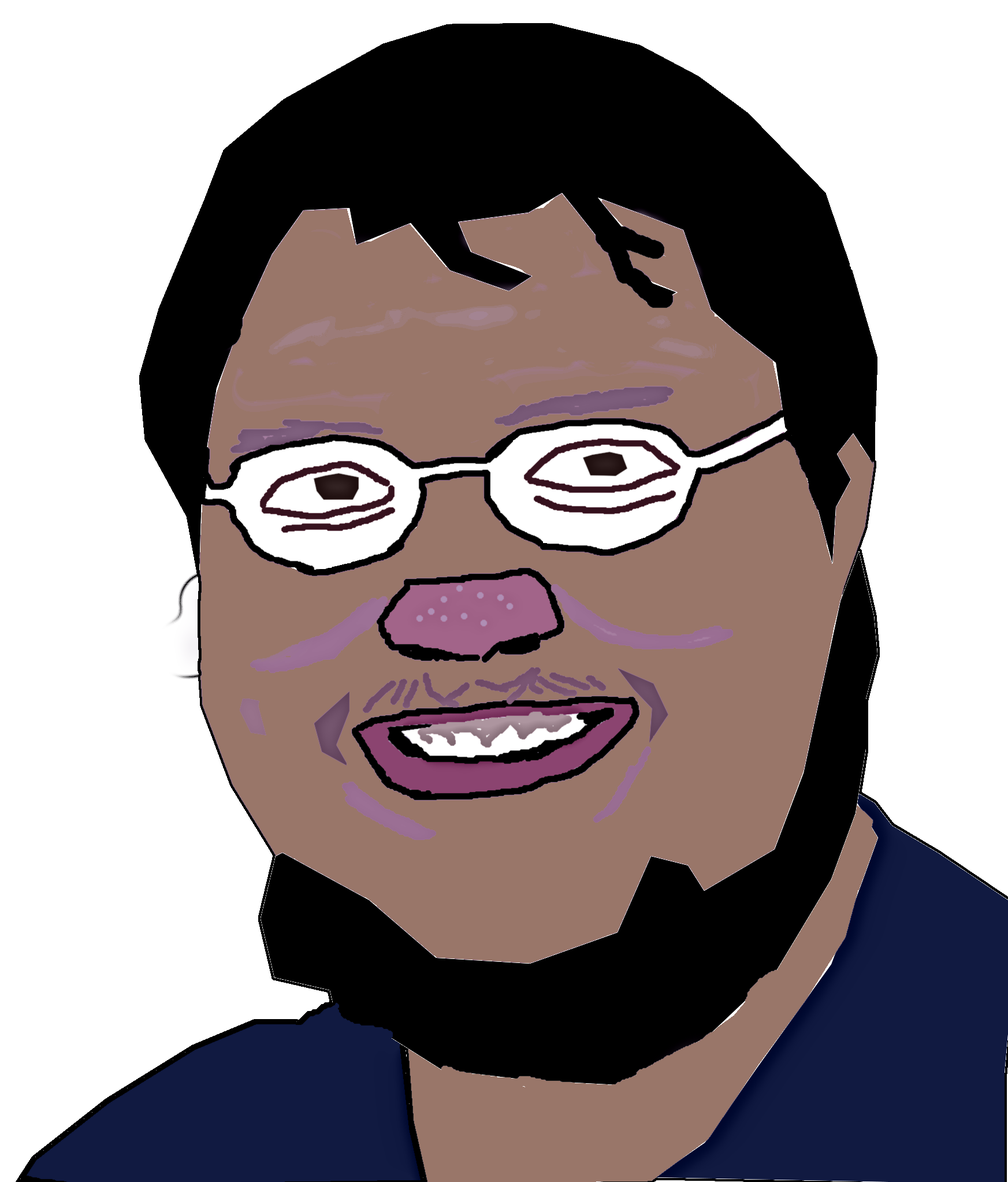
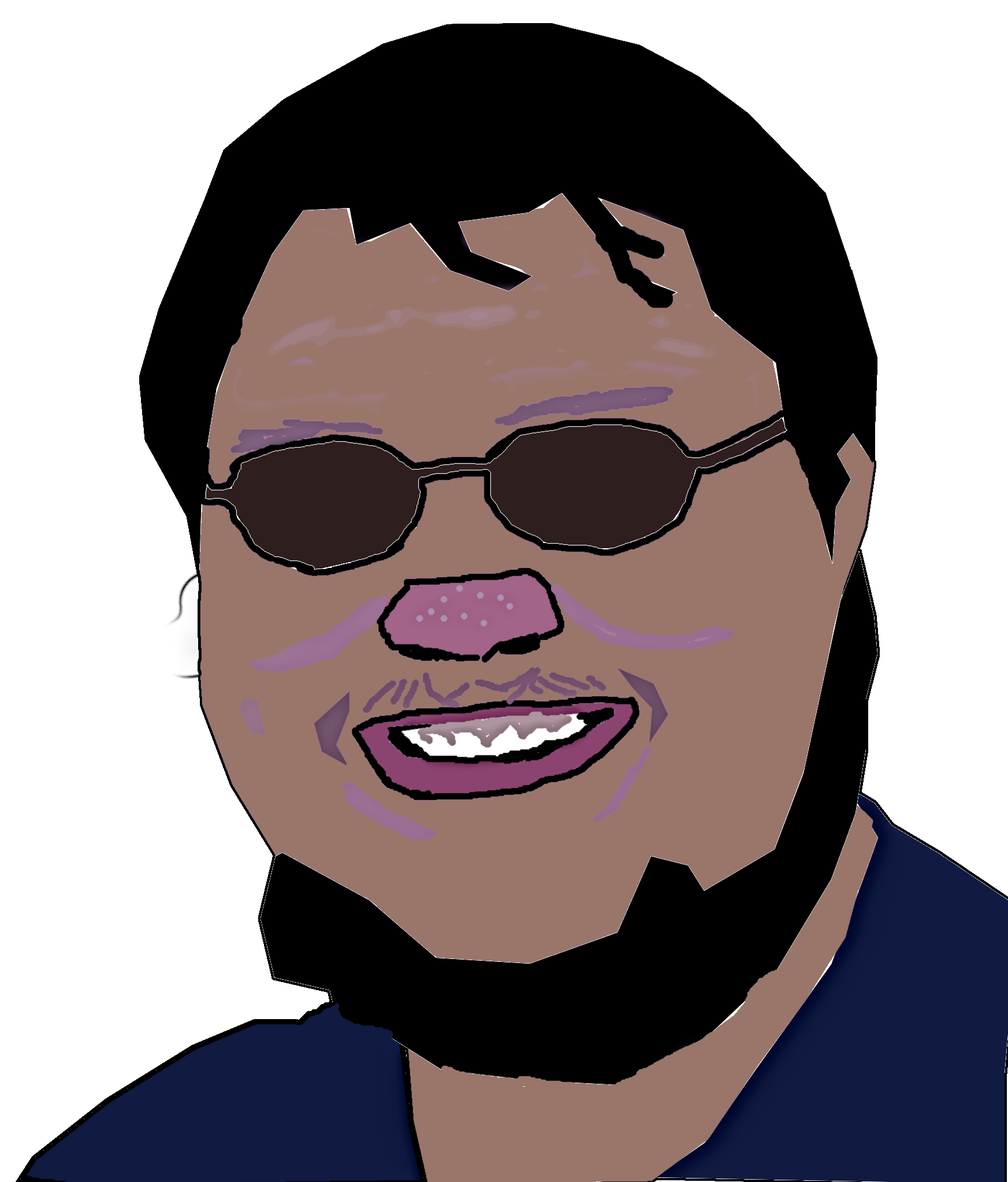
Layered file, before and after one edit (1008 × 1182). Changes by layer:
painted on "Pasted Layer" over [205, 418, 787, 570]
